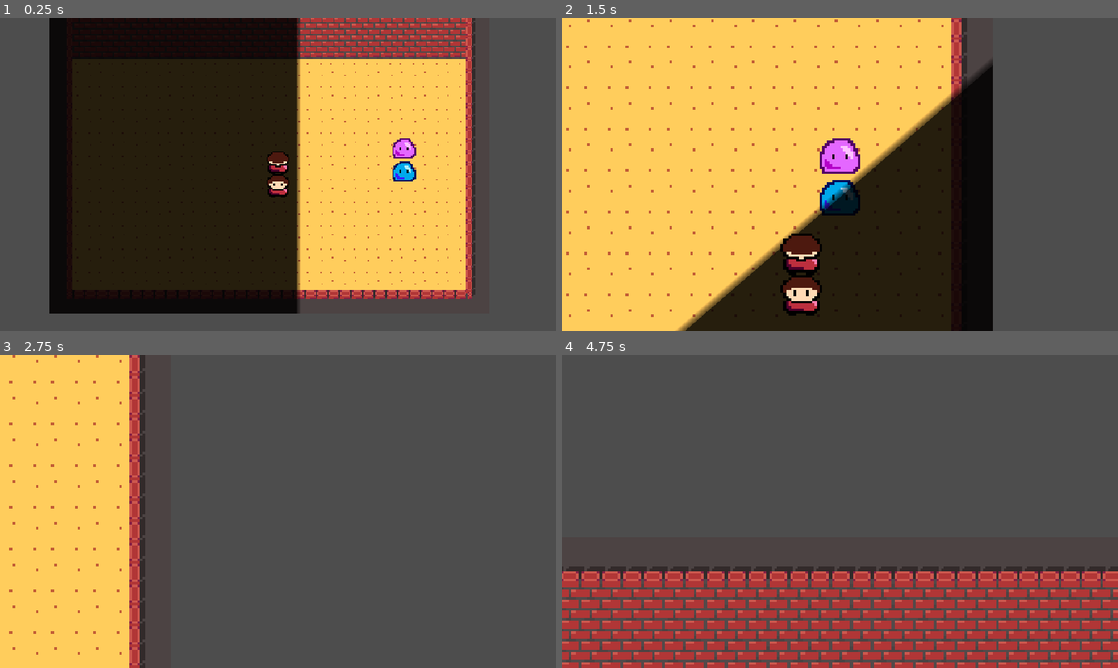
Above: before the commit, frames 1-4 (two rows, left to right).
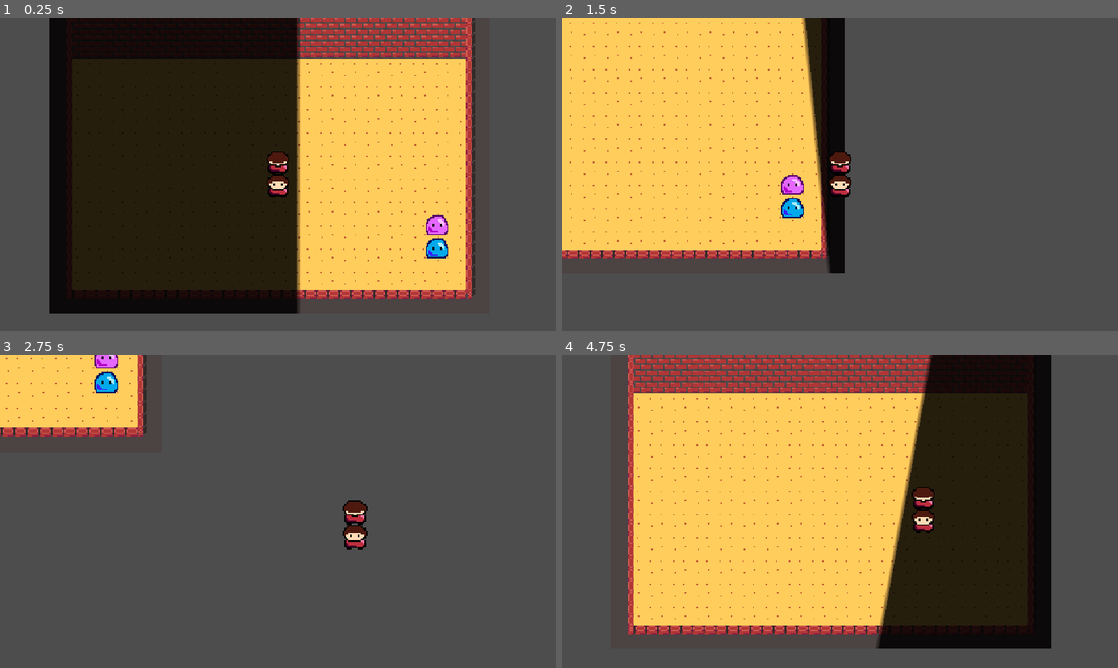
Above: after the commit, the same moments.

Repository: ygda-org/brackeys-26.2
Game: Godot game, scene res://main/main.tscn
The game is run twice, just before and just after one commit, with the same random seed, the same clock (stepped at 60 frames per second) and the same inputs. Sound files missing from this copy of the repository are replaced by a short silence.
Inputs (mouse positions are in pixels of both pictures, inside the frame that each line leads up to):
- Up to frame 1 (0.25 s): no input
- Up to frame 2 (1.5 s): tap Enter at 0.5 s; move the mouse to (962, 158) at 0.52 s; hold D (right) 0.53-1.28 s; click (962, 158) at 0.6 s; move the mouse to (728, 190) at 1.27 s; hold S (down) from 1.28 s (still down); click (728, 190) at 1.35 s
- Up to frame 3 (2.75 s): move the mouse to (333, 442) at 2.02 s; release S (down) at 2.03 s; hold D (right) from 2.03 s (still down); click (333, 442) at 2.1 s
- Up to frame 4 (4.75 s): move the mouse to (812, 574) at 2.77 s; release D (right) at 2.78 s; hold W (up) 2.78-3.53 s; click (812, 574) at 2.85 s; move the mouse to (1006, 558) at 3.52 s; hold A (left) from 3.53 s (still down); click (1006, 558) at 3.6 s; move the mouse to (673, 464) at 4.27 s; click (673, 464) at 4.35 s

The runs differ from the first frame. In frame 1, 0.9% of the frame differs, in the area x 70-81%, y 38-77%; in frame 2, 45%; in frame 3, 22%; in frame 4, 77%, in the area x 0-100%, y 0-100%.

Commit message:
figuring out navigation

Diff:
--- a/employees/employee_character.gd
+++ b/employees/employee_character.gd
@@ -3,8 +3,19 @@
 
 var application: Application
 
+const SPEED = 200
+
 func _ready():
 	GameState.employees_list.append(self)
+
+func _physics_process(_delta):
+	if $NavigationAgent2D.is_navigation_finished():
+		return
+	var agent_position: Vector2 = global_position
+	var next_position: Vector2 = $NavigationAgent2D.get_next_path_position()
+
+	velocity = agent_position.direction_to(next_position) * SPEED
+	move_and_slide()
 
 func fired():
 	var tween1 = get_tree().create_tween()
--- a/employees/employee_character.tscn
+++ b/employees/employee_character.tscn
@@ -18,3 +18,5 @@
 [node name="CollisionShape2D" type="CollisionShape2D" parent="." unique_id=218294883]
 position = Vector2(0, 1)
 shape = SubResource("RectangleShape2D_88mo1")
+
+[node name="NavigationAgent2D" type="NavigationAgent2D" parent="." unique_id=860070895]
--- a/main/main.tscn
+++ b/main/main.tscn
@@ -101,6 +101,11 @@
 sources/0 = SubResource("TileSetAtlasSource_c651c")
 sources/1 = SubResource("TileSetAtlasSource_3wy1v")
 
+[sub_resource type="NavigationPolygon" id="NavigationPolygon_c651c"]
+vertices = PackedVector2Array(271.32813, 77, 275.64844, 207.57813, 268.60938, 207.28906, 237.72656, 99.703125, 31.46875, 77, 31.59375, 79.88281)
+polygons = Array[PackedInt32Array]([PackedInt32Array(0, 1, 2, 3), PackedInt32Array(4, 0, 3, 5)])
+outlines = Array[PackedVector2Array]([PackedVector2Array(21, 67, 281, 67, 286, 218, 261, 217, 230, 109, 22, 89)])
+
 [node name="Main" type="Node2D" unique_id=1068375960]
 
 [node name="TileMapLayer" type="TileMapLayer" parent="." unique_id=229983145]
@@ -114,4 +119,7 @@
 color = Color(0.17, 0.17, 0.17, 1)
 
 [node name="EmployeeCharacter" parent="." unique_id=1144723912 instance=ExtResource("4_c651c")]
-position = Vector2(245, 133)
+position = Vector2(268, 186)
+
+[node name="NavigationRegion2D" type="NavigationRegion2D" parent="." unique_id=978754185]
+navigation_polygon = SubResource("NavigationPolygon_c651c")
